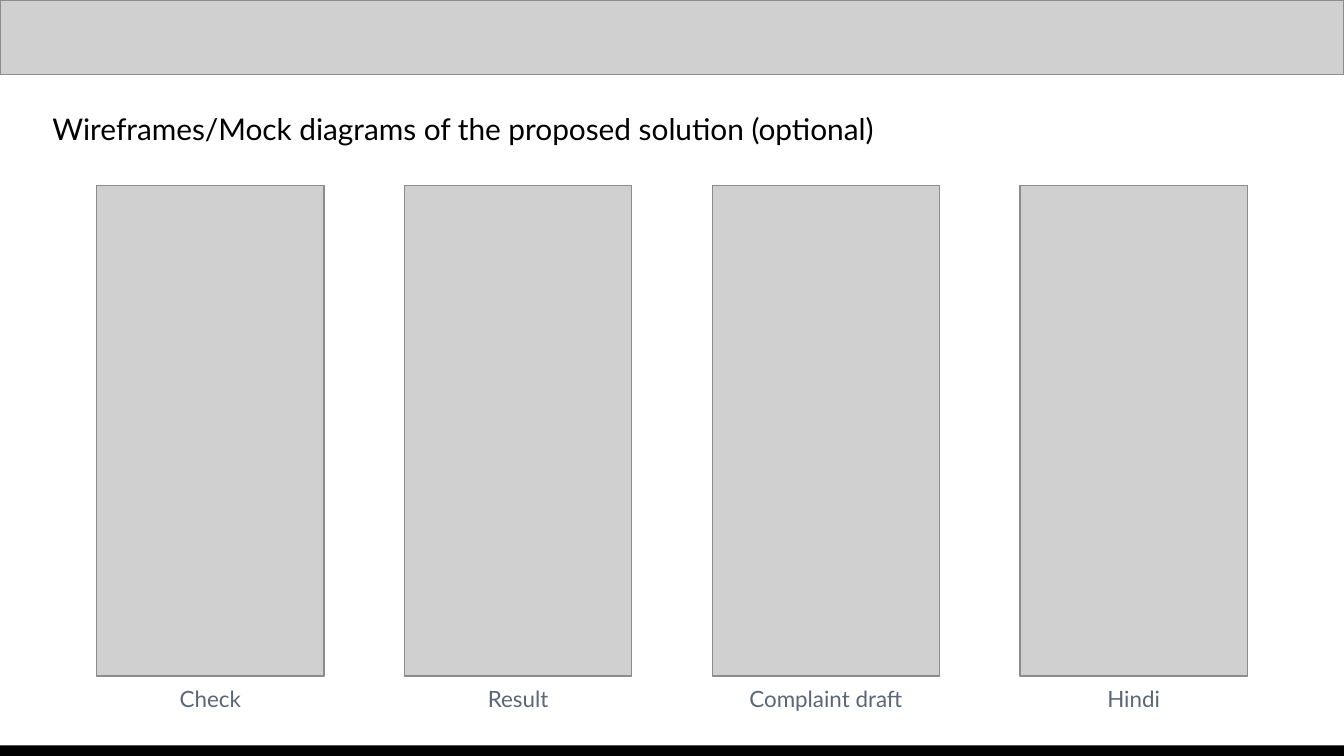
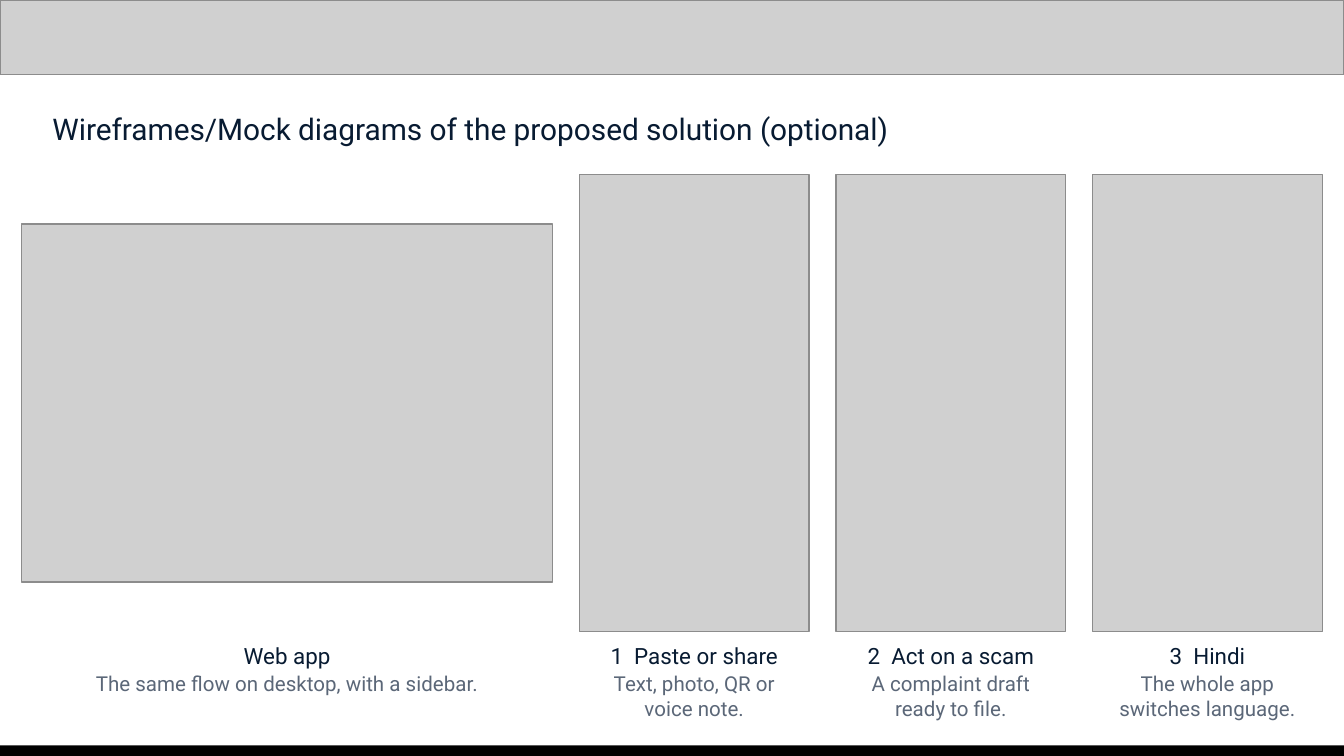
Before and after one commit to Namans12/scam-shield, a slide deck: slide 7 of docs/submission/Scam-Shield-deck.pptx. Drawn at 1344x756 pixels with LibreOffice and Linux fonts; fonts in the diff are those of the drawing; grey boxes stand for pictures. Boxes give left, top, right and bottom in pixels: in the first picture for what was removed or moved away, otherwise in the second. Text is boxed around its words. In the diff, an @@ line names an element or a change of style, - is before the commit and + after.

```diff
--- a/docs/submission/Scam-Shield-deck.pptx
+++ b/docs/submission/Scam-Shield-deck.pptx
@@ text "Wireframes/Mock diagrams of the proposed ..." at bbox=[52, 116, 888, 147]: font Lato to Roboto, text colour #000000 to #081B32 @@
@@ picture added at bbox=[579, 175, 809, 632] @@
@@ picture added at bbox=[836, 175, 1066, 632] @@
@@ picture added at bbox=[1093, 175, 1322, 632] @@
@@ picture removed at bbox=[405, 185, 632, 676] @@
@@ picture removed at bbox=[712, 185, 939, 676] @@
@@ picture removed at bbox=[1020, 185, 1247, 676] @@
@@ picture: place and size @@
-picture at bbox=[97, 185, 324, 676]
+picture at bbox=[22, 224, 552, 582]
@@ text added at bbox=[96, 647, 478, 695], 11 pt, text #5B6778 @@
+Web app
+The same flow on desktop, with a sidebar.
@@ text at bbox=[611, 647, 778, 716]: text changed; size 12 to 11 pt; font Lato to Roboto @@
-Complaint draft
+1 Paste or share
+Text, photo, QR or voice note.
@@ text added at bbox=[868, 648, 1034, 721], 11 pt, text #5B6778 @@
+2 Act on a scam
+A complaint draft ready to file.
@@ text at bbox=[1119, 647, 1295, 721]: text changed; size 12 to 11 pt; font Lato to Roboto @@
-Hindi
+3 Hindi
+The whole app switches language.
@@ text removed at bbox=[180, 690, 241, 707] @@
-Check
@@ text removed at bbox=[488, 690, 549, 707] @@
-Result
```
Also in this commit, not shown: 12 other slides changed, 1 slide added, 1 slide removed, 59 other files.
